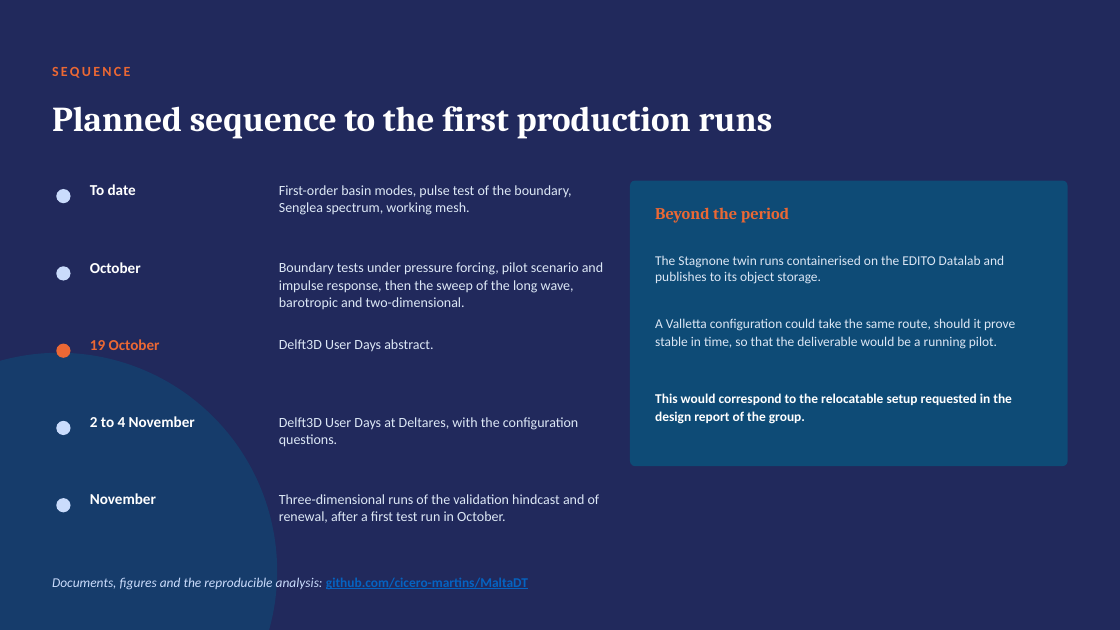
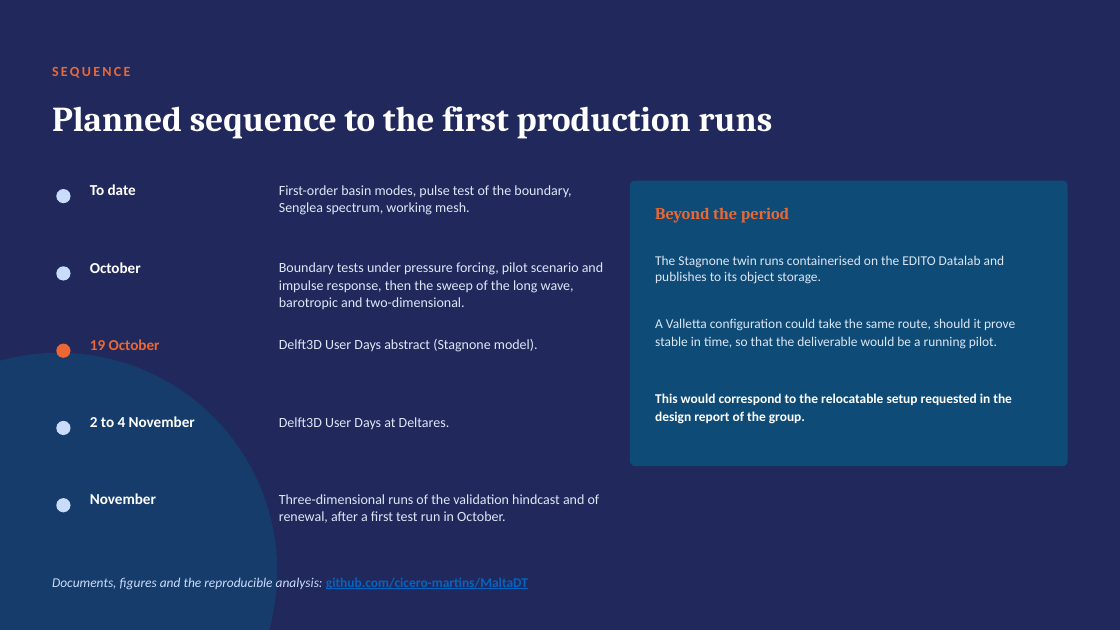
Before and after one commit to cicero-martins/MaltaDT, a slide deck: slide 16 of docs/valletta_model_concept_2026-10-08.pptx. Drawn at 1120x630 pixels with LibreOffice and Linux fonts; fonts in the diff are those of the drawing; background and template pictures are left out. Boxes give left, top, right and bottom in pixels: in the first picture for what was removed or moved away, otherwise in the second. Text is boxed around its words. In the diff, an @@ line names an element or a change of style, - is before the commit and + after.

```diff
--- a/docs/valletta_model_concept_2026-10-08.pptx
+++ b/docs/valletta_model_concept_2026-10-08.pptx
@@ text at [279,339,538,352]: text changed @@
-Delft3D User Days abstract.
+Delft3D User Days abstract (Stagnone model).
@@ text at [279,417,450,430]: text changed @@
-Delft3D User Days at Deltares, with the configuration questions.
+Delft3D User Days at Deltares.
```
Also in this commit, not shown: 1 other slide changed, 3 other files.
